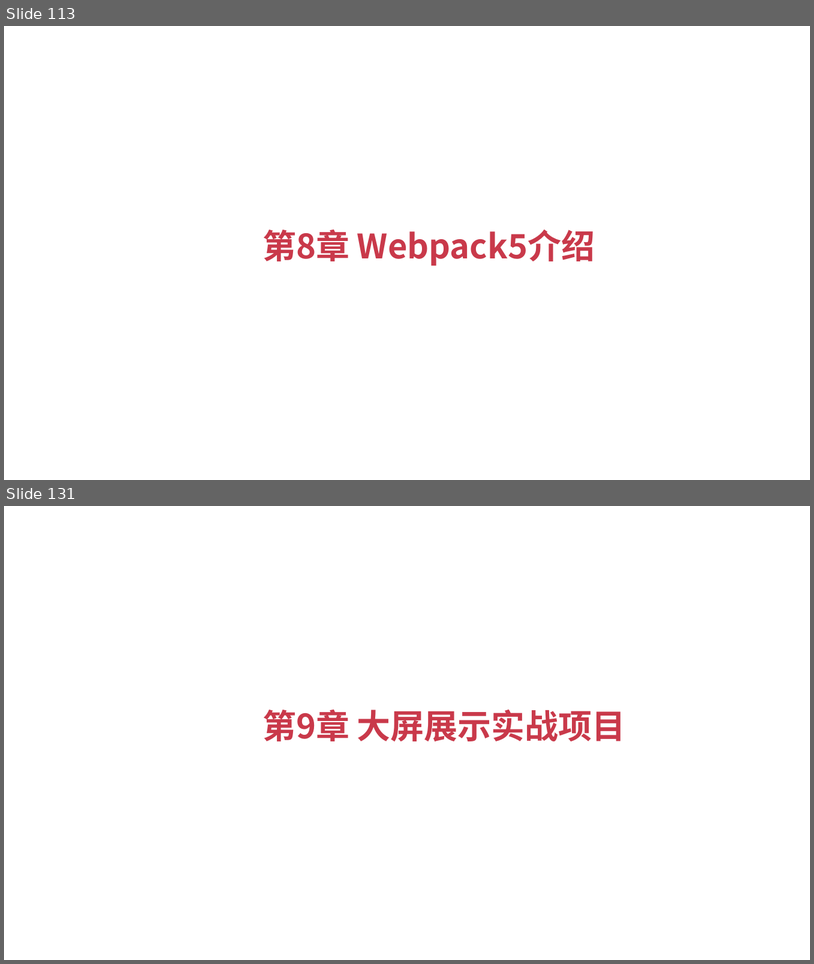
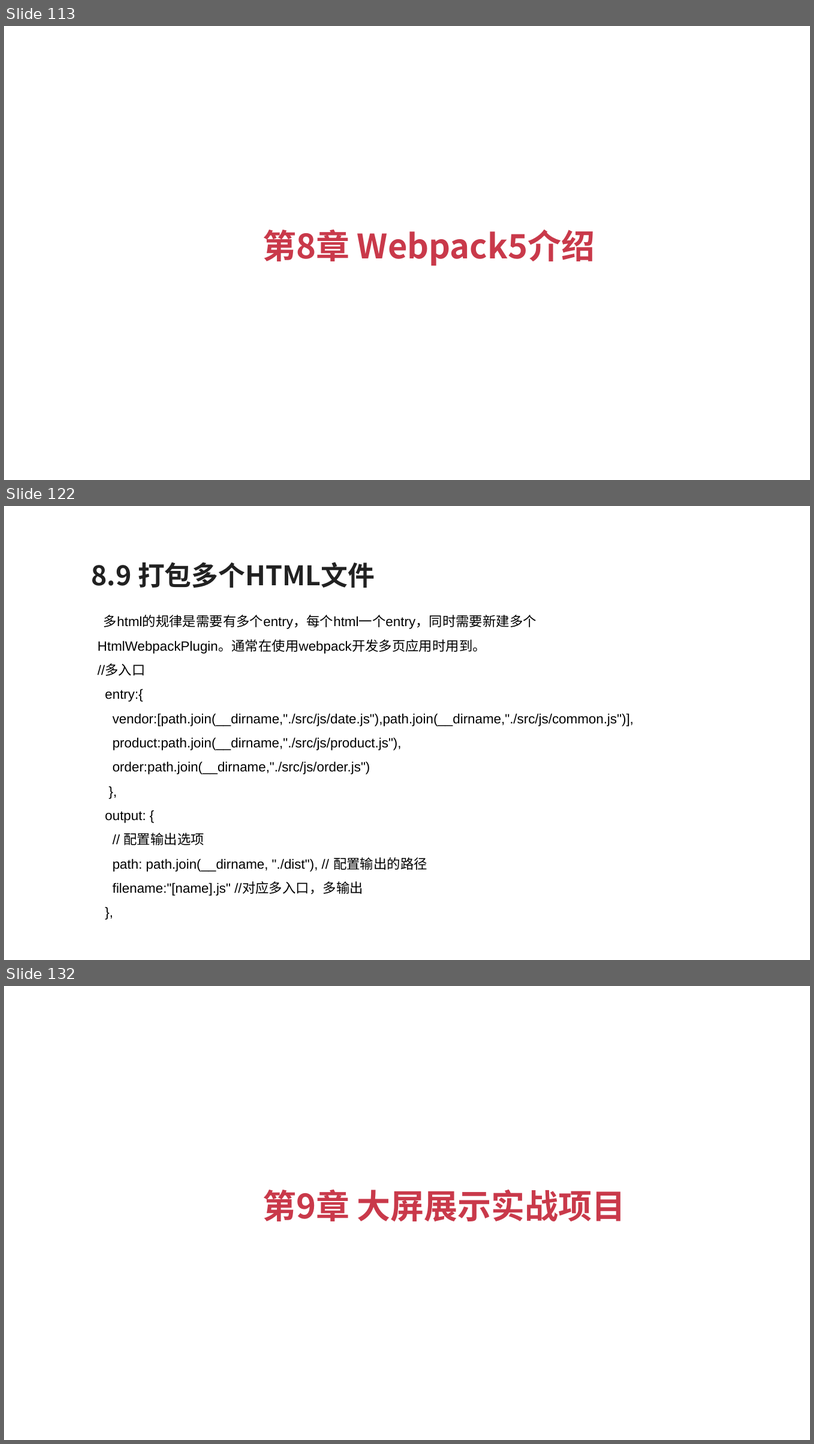
Before and after one commit to zouyujie/vue3_book_codes, a slide deck: Vue3+TypeScript开发指南.pptx. Shown one above the other, each under a label of ours: slides 113 and 131 before the commit, slides 113, 122 and 132 after it; the slides between them are not shown. The pictures are 814x964 and 814x1444 pixels, drawn with LibreOffice and Linux fonts; fonts in the diff are those of the drawing. Boxes give left, top, right and bottom in pixels: in the first picture for what was removed or moved away, otherwise in the second. Text is boxed around its words. In the diff, an @@ line names an element or a change of style, - is before the commit and + after.

```diff
--- a/Vue3+TypeScript开发指南.pptx
+++ b/Vue3+TypeScript开发指南.pptx
@@ slide 122 added at bbox=[4, 506, 810, 960], background #FFFFFF @@
@@ text added at bbox=[92, 562, 375, 588], 24 pt, text #212121, bold @@
+8.9 打包多个HTML文件
@@ text added at bbox=[98, 615, 634, 895], 12 pt, text #000000 @@
+多html的规律是需要有多个entry，每个html一个entry，同时需要新建多个HtmlWebpackPlugin。通常在使用webpack开发多页应用时用到。
+//多入口
+entry:{
+vendor:[path.join(__dirname,"./src/js/date.js"),path.join(__dirname,"./src/js/common.js")],
+product:path.join(__dirname,"./src/js/product.js"),
+order:path.join(__dirname,"./src/js/order.js")
+},
+output: {
+// 配置输出选项
+path: path.join(__dirname, "./dist"), // 配置输出的路径
+filename:"[name].js" //对应多入口，多输出
+},
@@ what was slide 131 is now slide 132 @@
```
Also in this commit, not shown: 3 slides changed, 49 other slides added, 49 slides removed.
